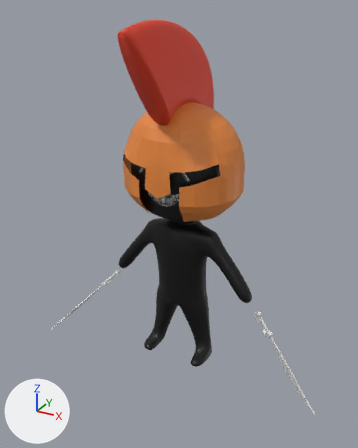
A saved change to the FBX model Assets/Models/Player/player1.fbx.
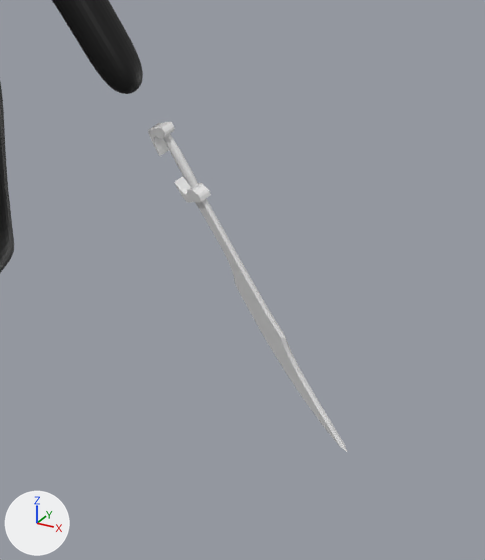
The first picture shows the older version from a camera (50 mm lens) standing at (2.31, -4.26, 2.36) and looking at (0.05, -0.16, 0.31). The close-ups show both versions on the part from 58% to 100% of the width and 61% to 100% of the height of that picture; other places that the commit changed are outside them. The lights are fixed; the arrows at lower left show +X, +Y and +Z. Where no turn or scale is listed for an object, it has been applied to the vertices.
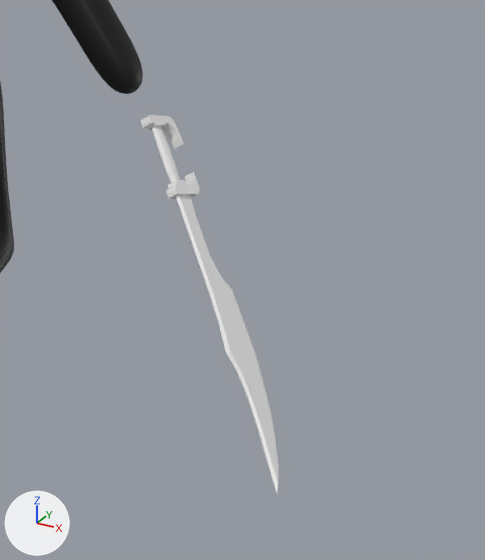
Pixel boxes [x1, y1, x2, y2] of what changed, in the close-ups (485 x 560 px):
'Plane', moved, turned, rescaled: before [195, 199, 348, 452]; after [175, 195, 278, 493]
'Cylinder.003', added: after [141, 115, 200, 199]
'Cylinder', deleted: before [148, 122, 211, 203]

Patch to the scene script:
```diff
--- a/Assets/Models/Player/player1.fbx.py
+++ b/Assets/Models/Player/player1.fbx.py
@@ ob_cylinder @@
-ob_cylinder = bpy.data.objects.new('Cylinder', me_cylinder)
-ob_cylinder.parent = ob_empty_001
-ob_cylinder.location = (0.00993, 0.0123, 0.00392)
-ob_cylinder.rotation_euler = (0.0, -0.932, -3.142)  # degrees (0, -53, -180)
@@ ob_plane @@
 ob_plane = bpy.data.objects.new('Plane', me_plane_001)
-ob_plane.parent = ob_cylinder
-ob_plane.location = (0.00565, 0.00207, 0.559)
-ob_plane.rotation_euler = (1.571, 0.0, 0.0)  # degrees (90, 0, 0)
-ob_plane.scale = (0.643, 0.643, 0.643)
+ob_plane.parent = ob_cylinder_003
+ob_plane.location = (-0.00565, 0.00207, 0.559)
+ob_plane.rotation_euler = (-1.571, 0.0, 0.0)  # degrees (-90, 0, 0)
+ob_plane.scale = (-0.643, -0.643, -0.643)
@@ ob_cylinder_003 @@
+ob_cylinder_003 = bpy.data.objects.new('Cylinder.003', me_cylinder_002.copy())  # the mesh of ob_cylinder_002
+ob_cylinder_003.parent = ob_empty_003
+ob_cylinder_003.location = (-0.0203, 0.0501, -0.00253)
+ob_cylinder_003.rotation_euler = (0.0, 0.983, 3.142)  # degrees (0, 56, 180)
@@ ob_empty_003 @@
+ob_empty_003 = bpy.data.objects.new('Empty.003', None)
+ob_empty_003.location = (0.974, -0.0461, -0.618)
+ob_empty_003.rotation_euler = (1.571, -2.371, 0.0)  # degrees (90, -136, 0)
```
